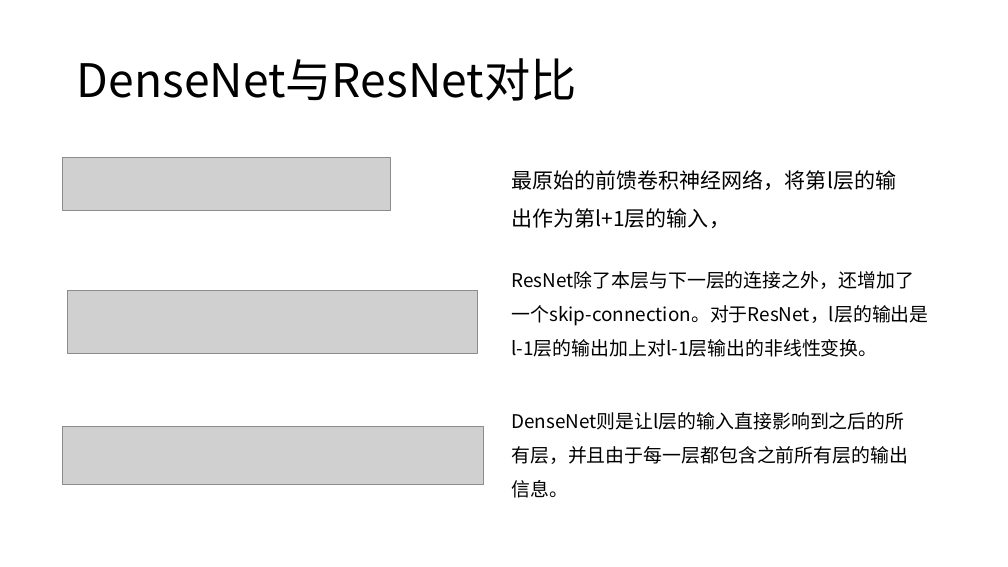
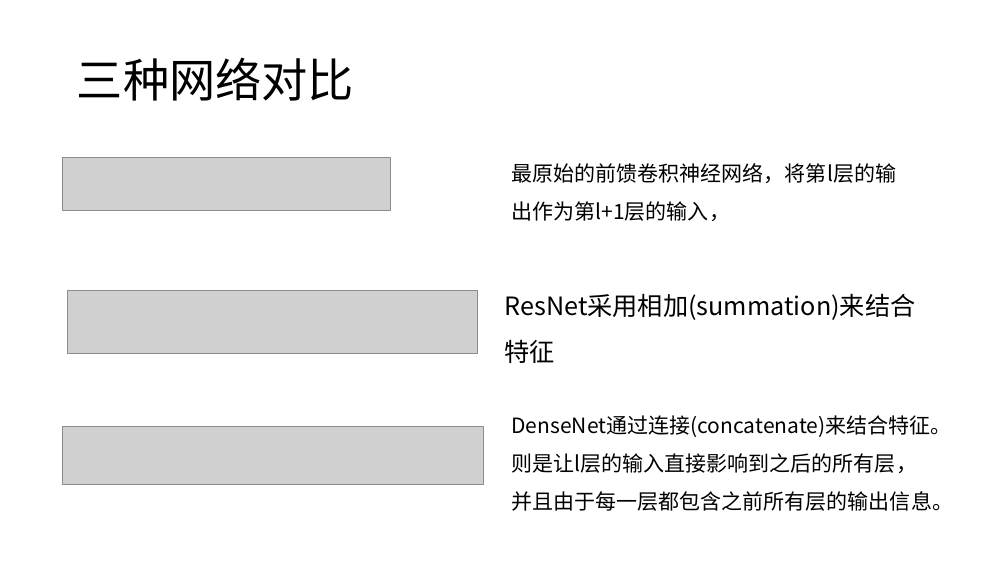
Before and after one commit to XianzhengWU/deeplearning_papernotes, a slide deck: slide 20 of 第二次组会_2018.10.15.pptx (slide 19 before the commit). Drawn at 1008x567 pixels with LibreOffice and Linux fonts; fonts in the diff are those of the drawing; grey boxes stand for pictures. Boxes give left, top, right and bottom in pixels: in the first picture for what was removed or moved away, otherwise in the second. Text is boxed around its words. In the diff, an @@ line names an element or a change of style, - is before the commit and + after.

```diff
--- a/第二次组会_2018.10.15.pptx
+++ b/第二次组会_2018.10.15.pptx
@@ title at (77, 57, 354, 101): text changed @@
-DenseNet与ResNet对比
+三种网络对比
@@ text "最原始的前馈卷积神经网络，将第l层的输出作为第l+1层的输入，": place and size @@
-text "最原始的前馈卷积神经网络，将第l层的输出作为第l+1层的输入，" at (511, 170, 896, 228)
+text "最原始的前馈卷积神经网络，将第l层的输出作为第l+1层的输入，" at (511, 163, 896, 221)
@@ text at (505, 293, 916, 363): text changed; size 18 to 24 pt @@
-ResNet除了本层与下一层的连接之外，还增加了一个skip-connection。对于ResNet，l层的输出是l-1层的输出加上对l-1层输出的非线性变换。
+ResNet采用相加(summation)来结合特征
@@ text at (511, 415, 953, 511): text changed; size 18 to 20 pt @@
-DenseNet则是让l层的输入直接影响到之后的所有层，并且由于每一层都包含之前所有层的输出信息。
+DenseNet通过连接(concatenate)来结合特征。则是让l层的输入直接影响到之后的所有层，并且由于每一层都包含之前所有层的输出信息。
```
Also in this commit, not shown: 5 other slides changed, 3 slides added, 4 slides removed, 3 other files.
